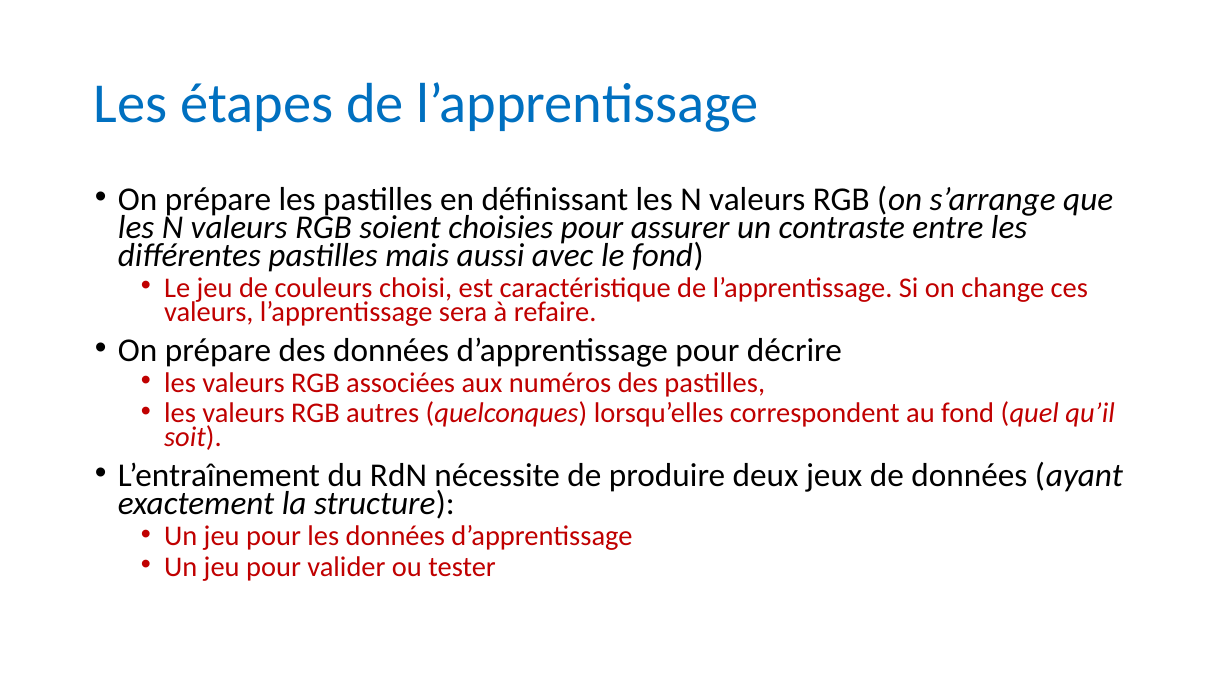
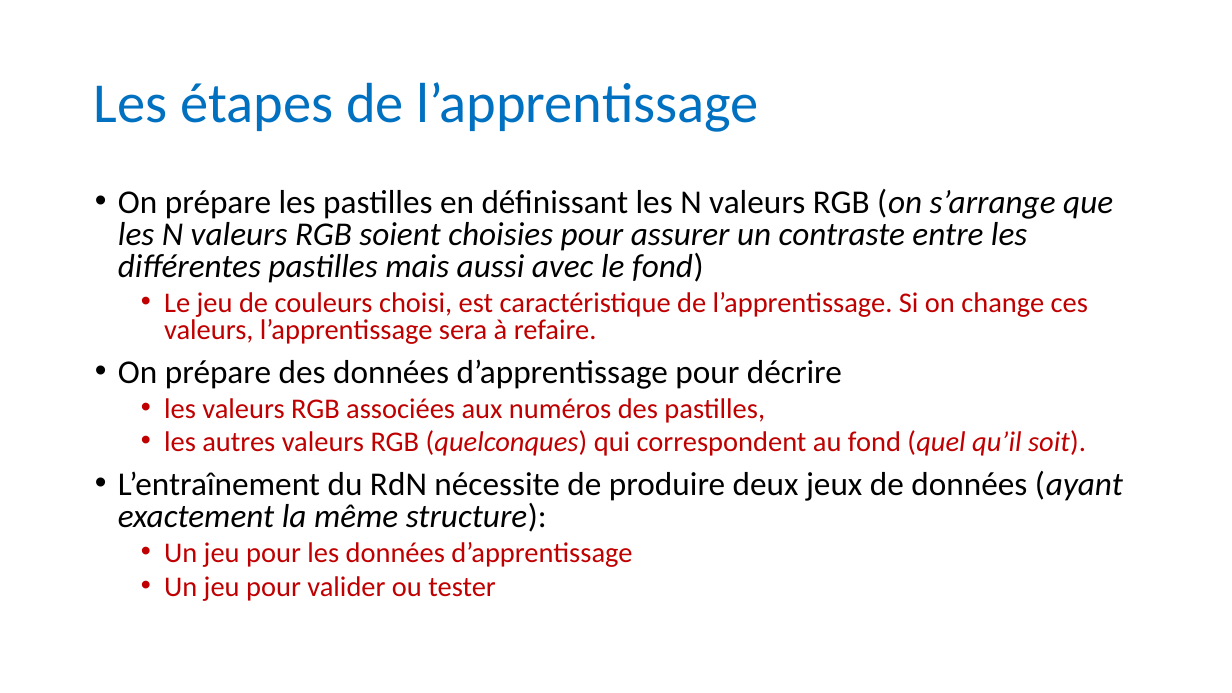
Before and after one commit to anumby-source/RobotServiceJeunesse2023, a slide deck: slide 5 of TCS34725/Apprentissage pour Les pastilles.pptx. Drawn at 1232x693 pixels with LibreOffice and Linux fonts; fonts in the diff are those of the drawing. Boxes give left, top, right and bottom in pixels: in the first picture for what was removed or moved away, otherwise in the second. Text is boxed around its words. In the diff, an @@ line names an element or a change of style, - is before the commit and + after.

```diff
--- a/TCS34725/Apprentissage pour Les pastilles.pptx
+++ b/TCS34725/Apprentissage pour Les pastilles.pptx
@@ text at <box>118,189,1113,601</box>: line spacing 0.7 to 0.8 @@
@@ text at <box>118,430,1123,532</box>: text changed @@
-  • les valeurs RGB autres (quelconques) lorsqu’elles correspondent au fond (quel qu’il soit).
-• L’entraînement du RdN nécessite de produire deux jeux de données (ayant exactement la structure):
+  • les autres valeurs RGB (quelconques) qui correspondent au fond (quel qu’il soit).
+• L’entraînement du RdN nécessite de produire deux jeux de données (ayant exactement la même structure):
```
Also in this commit, not shown: 6 other slides changed, 1 other file.
